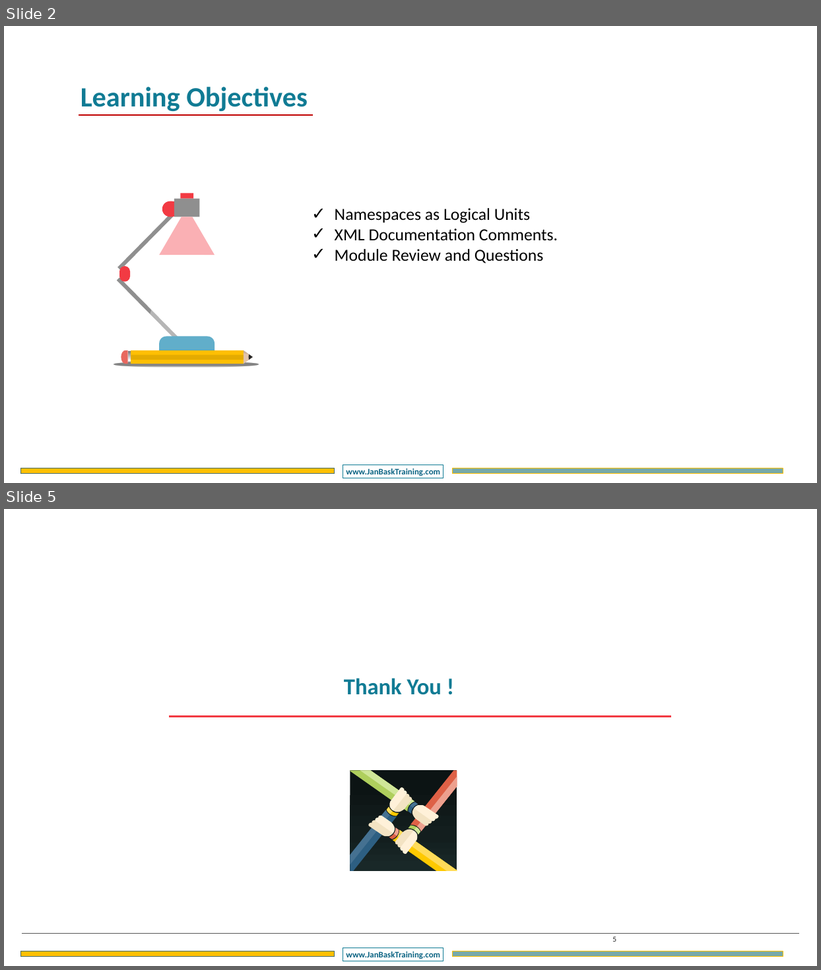
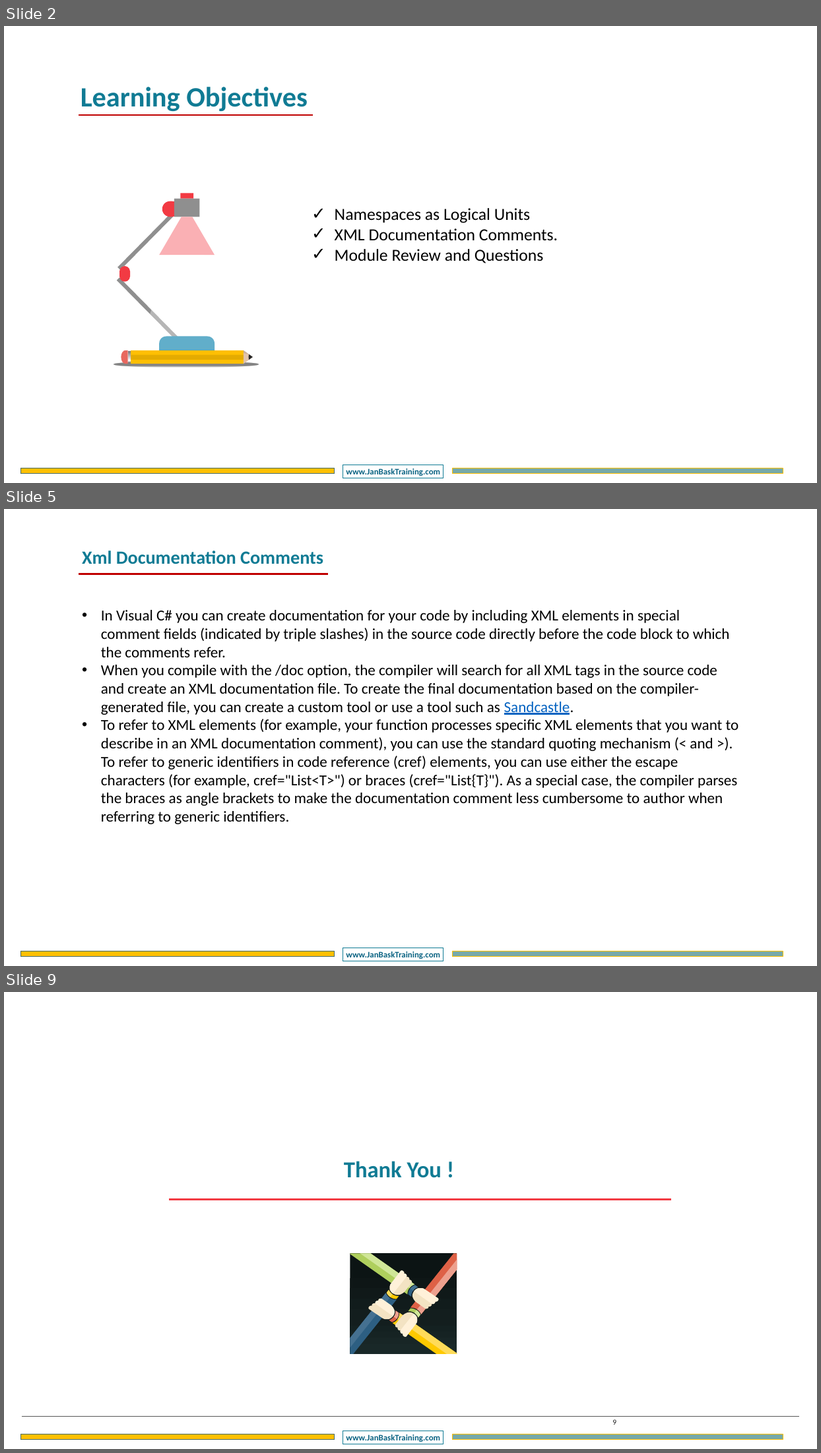
Before and after one commit to DotNetTraining/DotNetEssentials, a slide deck: slides/OOPC/OOPC - Chapter5.pptx. Shown one above the other, each under a label of ours: slides 2 and 5 before the commit, slides 2, 5 and 9 after it; the slides between them are not shown. The pictures are 821x970 and 821x1453 pixels, drawn with LibreOffice and Linux fonts; fonts in the diff are those of the drawing; background and template pictures are left out. Boxes give left, top, right and bottom in pixels: in the first picture for what was removed or moved away, otherwise in the second. Text is boxed around its words. In the diff, an @@ line names an element or a change of style, - is before the commit and + after.

```diff
--- a/slides/OOPC/OOPC - Chapter5.pptx
+++ b/slides/OOPC/OOPC - Chapter5.pptx
@@ slide 5 added at [4,509,817,966], background #FFFFFF; not listed: 3 template elements that a slide beside it also shows @@
@@ text added at [82,551,323,564], 44 pt, text #107B94, bold @@
+Xml Documentation Comments
@@ line added from (79, 574) to (328, 574), #C00000 4.5 pt @@
@@ text added at [101,610,739,824], 36 pt, text #000000 @@
+• In Visual C# you can create documentation for your code by including XML elements in special comment fields (indicated by triple slashes) in the source code directly before the code block to which the comments refer.
+• When you compile with the /doc option, the compiler will search for all XML tags in the source code and create an XML documentation file. To create the final documentation based on the compiler-generated file, you can create a custom tool or use a tool such as Sandcastle.
+• To refer to XML elements (for example, your function processes specific XML elements that you want to describe in an XML documentation comment), you can use the standard quoting mechanism (< and >). To refer to generic identifiers in code reference (cref) elements, you can use either the escape characters (for example, cref="List<T>") or braces (cref="List{T}"). As a special case, the compiler parses the braces as angle brackets to make the documentation comment less cumbersome to author when referring to generic identifiers.
@@ what was slide 5 is now slide 9 @@
@@ page number at [613,1420,616,1425]: text changed @@
-5
+9
```
Also in this commit, not shown: 1 slide changed, 4 other slides added, 1 slide removed, 7 other files.
